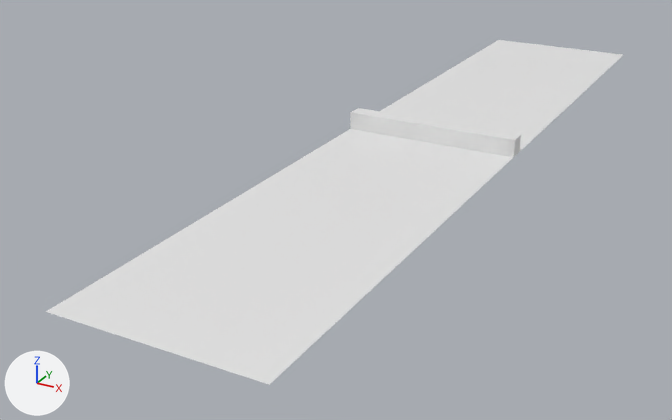
Two versions of the glTF model 3dRun2/stage/stage1.glb, one commit apart.
Before and after are seen from a 50 mm lens placed at (38.8, -93.3, 35.3), pointed at (-7.9, -8.4, -7.1). The lights are fixed; the arrows at lower left show +X, +Y and +Z. Where no turn or scale is listed for an object, it has been applied to the vertices.

Objects in the first picture: 'ground', 'obstacle'.
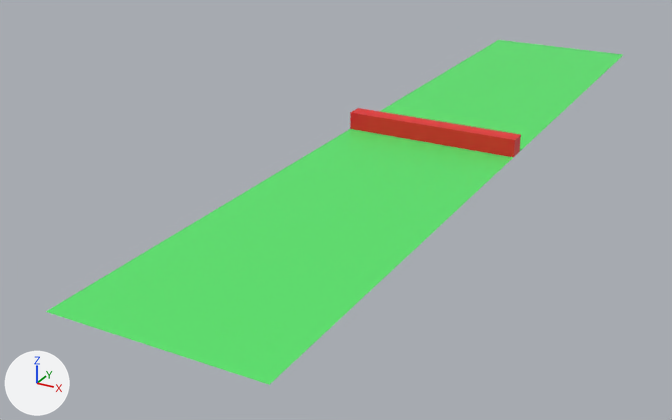
Changed parts and their boxes [x1, y1, x2, y2] in the pictures (672 x 420 px):
'ground', recoloured (white to green): [46, 40, 623, 385] in both
'obstacle', recoloured (white to red): [350, 108, 521, 157] in both

Patch to the scene script:
```diff
--- a/3dRun2/stage/stage1.glb.py
+++ b/3dRun2/stage/stage1.glb.py
@@ mat_マテリアル_001 @@
+mat_マテリアル_001 = principled_material('マテリアル.001')
+mat_マテリアル_001.base_color = (0.801, 0.0208, 0.0208)  # red #e72828
@@ mat_マテリアル @@
+mat_マテリアル = principled_material('マテリアル')
+mat_マテリアル.base_color = (0.1, 0.8, 0.15)  # green #59e76c
@@ me_平面 @@
 me_平面.from_pydata(...)  # 4 vertices, 2 faces; spans x -10.0..10.0, y -50.0..50.0, z 0.0
+me_平面.materials.append(mat_マテリアル)  # green #59e76c
@@ me_立方体 @@
 me_立方体.from_pydata(...)  # 8 vertices, 12 faces; spans x -10.0..10.0, y -1.0..1.0, z -1.0..1.0
+me_立方体.materials.append(mat_マテリアル_001)  # red #e72828
```
